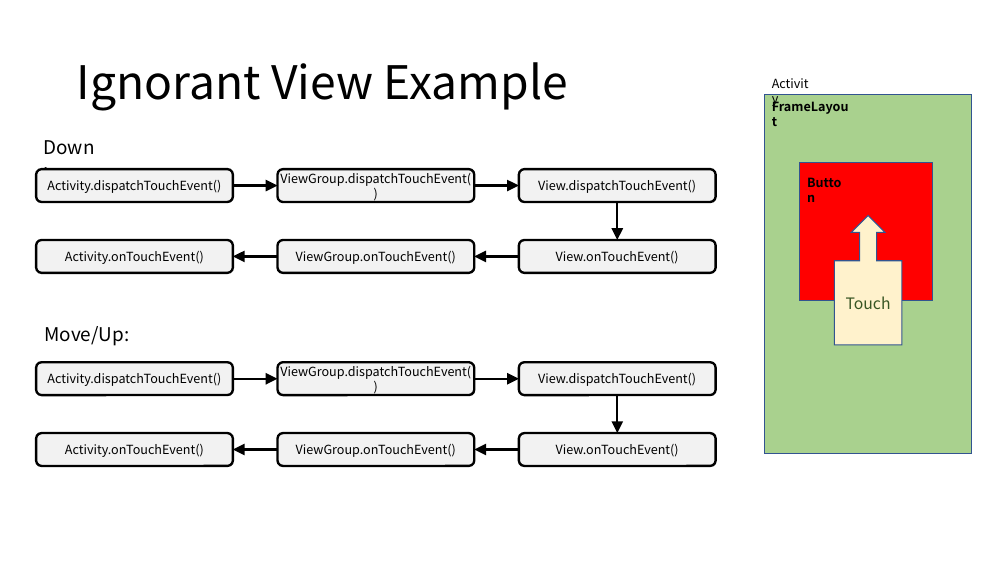
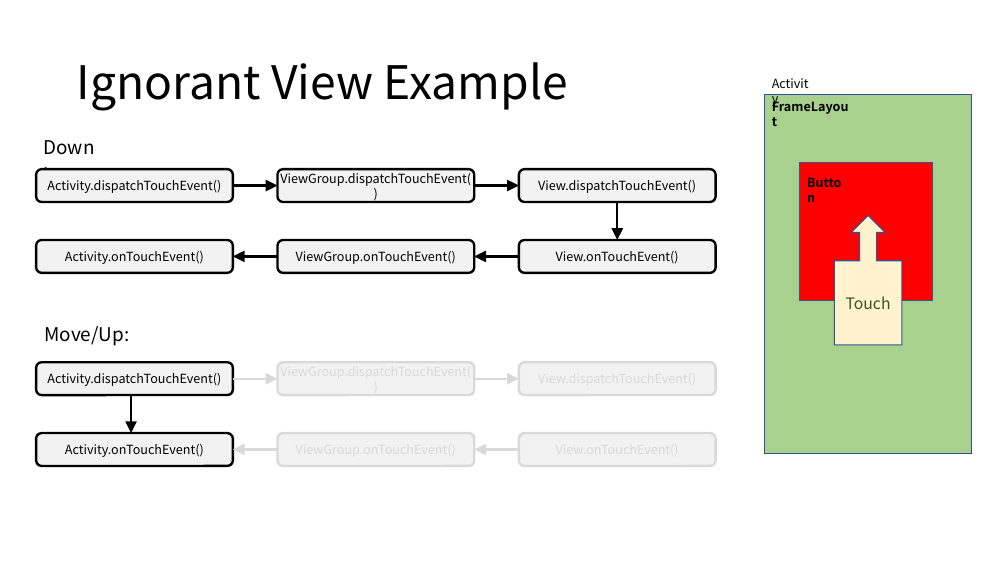
Before and after one commit to DanielWorld/SoftwareTech, a slide deck: slide 7 of Home/Android/onTouchEvent/onTouchEvent.pptx (slide 8 before the commit). Drawn at 1008x567 pixels with LibreOffice and Linux fonts; fonts in the diff are those of the drawing. Boxes give left, top, right and bottom in pixels: in the first picture for what was removed or moved away, otherwise in the second. Text is boxed around its words. In the diff, an @@ line names an element or a change of style, - is before the commit and + after.

Commit message:
Fix wrong concept for onTouchEvent

```diff
--- a/Home/Android/onTouchEvent/onTouchEvent.pptx
+++ b/Home/Android/onTouchEvent/onTouchEvent.pptx
@@ arrow (233, 379) - (278, 379): stroke #000000 2.25 pt to #D9D9D9 2.25 pt @@
@@ text in rounded rectangle at box(280, 362, 471, 379): text removed @@
-ViewGroup.dispatchTouchEvent()
@@ arrow (474, 379) - (519, 379): stroke #000000 2.25 pt to #D9D9D9 2.25 pt @@
@@ text in rounded rectangle at box(538, 373, 696, 386): text removed @@
-View.dispatchTouchEvent()
@@ arrow moved from (618, 395) - (618, 433) to (131, 395) - (131, 433) @@
@@ text in rounded rectangle at box(296, 444, 456, 457): text removed @@
-ViewGroup.onTouchEvent()
@@ outline #000000 2.25 pt to #D9D9D9 2.25 pt in 4 elements at box(278, 362, 474, 395), box(519, 362, 715, 395), box(278, 433, 474, 467), box(519, 433, 715, 467) @@
@@ text in rounded rectangle at box(556, 444, 679, 457): text removed @@
-View.onTouchEvent()
@@ arrow (278, 450) - (233, 450): stroke #000000 2.25 pt to #D9D9D9 2.25 pt @@
@@ arrow (519, 450) - (474, 450): stroke #000000 2.25 pt to #D9D9D9 2.25 pt @@
```
Also in this commit, not shown: 2 other files.
